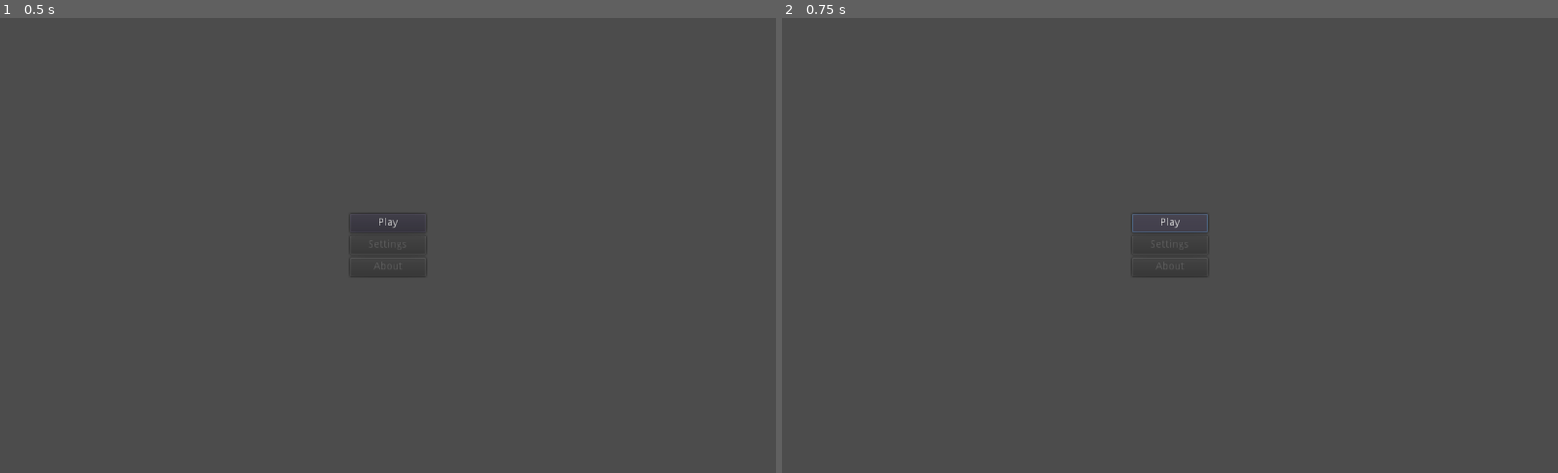
Above: before the commit, frames 1-2 (left to right).
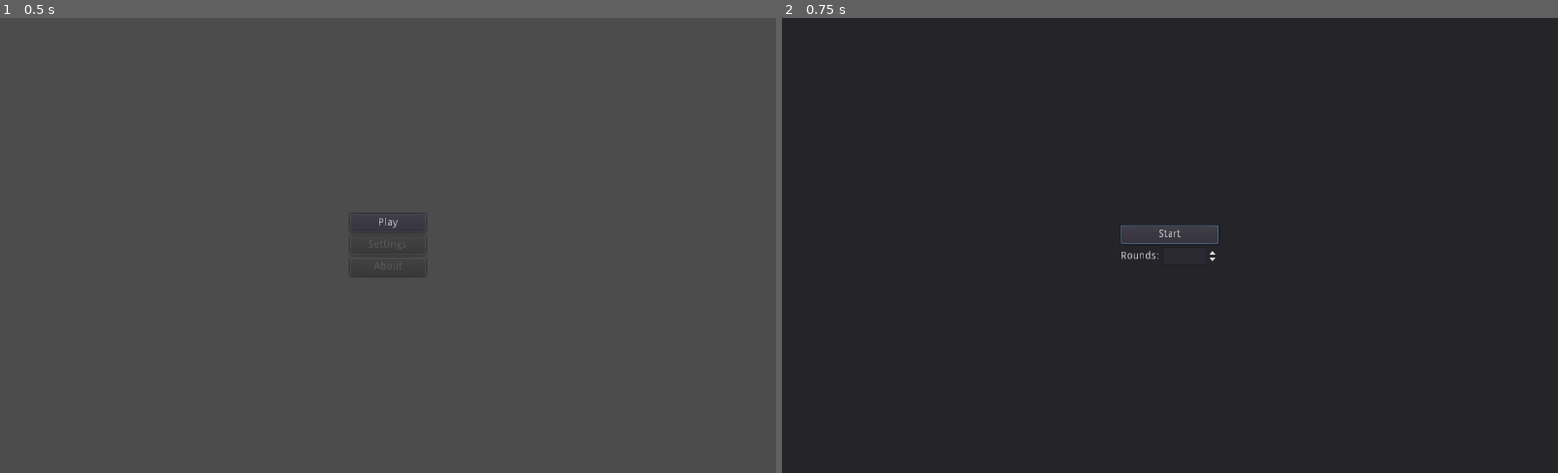
Above: after the commit, the same moments.

Repository: Lennart1514/Doggo-Party-Game
Game: Godot game, scene res://Title Screen.tscn
Two runs of this game, one before a commit and one after it. Both use one fixed random seed, a clock stepped at 60 frames per second and the inputs below.
Inputs:
- Up to frame 1 (0.5 s): no input
- Up to frame 2 (0.75 s): click "Play" at 0.5 s

Frame 1 is identical in both runs. In frame 2, 99% of the frame differs, in the area x 0-100%, y 0-100%.

Commit message:
Updated Title Screen
Added Popup Round Selection to the Title Screen

Diff:
--- /dev/null
+++ b/Title Screen.gd
@@ -0,0 +1,20 @@
+extends Control
+
+
+# Declare member variables here. Examples:
+# var a = 2
+# var b = "text"
+
+
+# Called when the node enters the scene tree for the first time.
+func _ready():
+	pass # Replace with function body.
+
+
+# Called every frame. 'delta' is the elapsed time since the previous frame.
+#func _process(delta):
+#	pass
+
+
+func _on_Play_pressed():
+	$"Start Game".popup()
--- a/Title Screen.tscn
+++ b/Title Screen.tscn
@@ -1,8 +1,14 @@
-[gd_scene format=2]
+[gd_scene load_steps=2 format=2]
+
+[ext_resource path="res://Title Screen.gd" type="Script" id=1]
 
 [node name="Title Screen" type="Control"]
 anchor_right = 1.0
 anchor_bottom = 1.0
+script = ExtResource( 1 )
+__meta__ = {
+"_edit_use_anchors_": false
+}
 
 [node name="CenterContainer" type="CenterContainer" parent="."]
 margin_right = 1024.0
@@ -38,3 +44,57 @@
 rect_min_size = Vector2( 100, 25 )
 disabled = true
 text = "About"
+
+[node name="Start Game" type="Popup" parent="."]
+visible = true
+margin_right = 1024.0
+margin_bottom = 600.0
+__meta__ = {
+"_edit_use_anchors_": false
+}
+
+[node name="Panel" type="Panel" parent="Start Game"]
+margin_right = 1024.0
+margin_bottom = 600.0
+
+[node name="CenterContainer2" type="CenterContainer" parent="Start Game/Panel"]
+margin_right = 1024.0
+margin_bottom = 600.0
+__meta__ = {
+"_edit_use_anchors_": false
+}
+
+[node name="VBoxContainer" type="VBoxContainer" parent="Start Game/Panel/CenterContainer2"]
+margin_left = 447.0
+margin_top = 273.0
+margin_right = 576.0
+margin_bottom = 326.0
+
+[node name="Start" type="Button" parent="Start Game/Panel/CenterContainer2/VBoxContainer"]
+margin_right = 129.0
+margin_bottom = 25.0
+rect_min_size = Vector2( 100, 25 )
+text = "Start"
+
+[node name="HBoxContainer" type="HBoxContainer" parent="Start Game/Panel/CenterContainer2/VBoxContainer"]
+margin_top = 29.0
+margin_right = 129.0
+margin_bottom = 53.0
+__meta__ = {
+"_edit_use_anchors_": false
+}
+
+[node name="Label" type="Label" parent="Start Game/Panel/CenterContainer2/VBoxContainer/HBoxContainer"]
+margin_top = 5.0
+margin_right = 51.0
+margin_bottom = 19.0
+text = "Rounds:"
+
+[node name="RoundNumber" type="SpinBox" parent="Start Game/Panel/CenterContainer2/VBoxContainer/HBoxContainer"]
+margin_left = 55.0
+margin_right = 129.0
+margin_bottom = 24.0
+min_value = 1.0
+max_value = 10.0
+value = 1.0
+[connection signal="pressed" from="CenterContainer/VBoxContainer/Play" to="." method="_on_Play_pressed"]
--- a/project.godot
+++ b/project.godot
@@ -24,6 +24,10 @@
 window/stretch/mode="2d"
 window/stretch/aspect="expand"
 
+[locale]
+
+locale_filter=[ 0, [  ] ]
+
 [rendering]
 
 environment/default_environment="res://default_env.tres"
